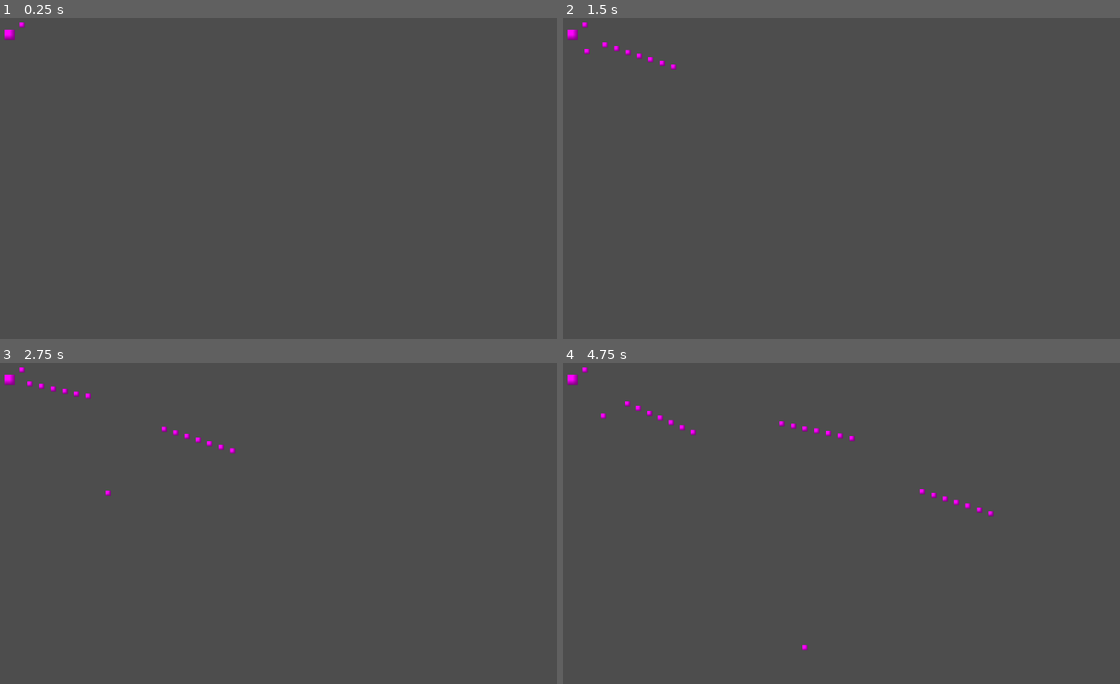
Above: before the commit, frames 1-4 (two rows, left to right).
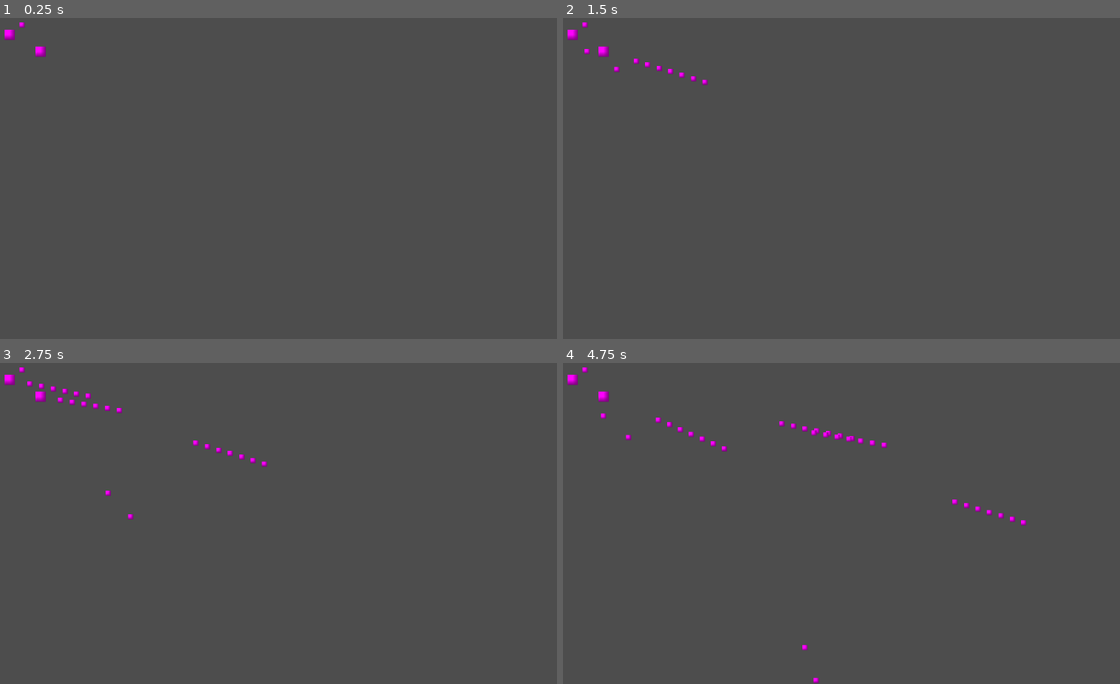
Above: after the commit, the same moments.

Repository: Byrdhouse-Development/Test-Game-01
Game: Godot game, scene res://Scene_1.tscn
The game is run twice, just before and just after one commit, with the same random seed, the same clock (stepped at 60 frames per second) and the same inputs.
Inputs (mouse positions are in pixels of both pictures, inside the frame that each line leads up to):
- Up to frame 1 (0.25 s): no input
- Up to frame 2 (1.5 s): tap Enter at 0.5 s; move the mouse to (952, 156) at 0.52 s; press the mouse at (952, 156) at 0.53 s; move the mouse to (707, 191) at 1.27 s; release the mouse at (707, 191) at 1.28 s; click (707, 191) at 1.35 s
- Up to frame 3 (2.75 s): move the mouse to (323, 446) at 2.02 s; press the mouse at (323, 446) at 2.03 s
- Up to frame 4 (4.75 s): move the mouse to (796, 584) at 2.77 s; release the mouse at (796, 584) at 2.78 s; click (796, 584) at 2.85 s; move the mouse to (1003, 568) at 3.52 s; press the mouse at (1003, 568) at 3.53 s; move the mouse to (646, 468) at 4.27 s; release the mouse at (646, 468) at 4.28 s; click (646, 468) at 4.35 s

The runs differ from the first frame. In frame 1, less than 0.1% of the frame differs, in the area x 6-9%, y 8-13%; in frame 2, 0.3%; in frame 3, 0.4%; in frame 4, 0.6%, in the area x 6-84%, y 8-100%.

Commit message:
Add currency to player and update scene structure
Introduces a 'currency' variable to the player script for tracking points, adds clarifying comments, and updates node names for consistency. Removed the Player group from the main player node.

Diff:
--- a/robot_shooter/Assets/Scenes/Objects/player.tscn
+++ b/robot_shooter/Assets/Scenes/Objects/player.tscn
@@ -6,10 +6,10 @@
 
 [sub_resource type="RectangleShape2D" id="RectangleShape2D_gssdv"]
 
-[node name="Player" type="CharacterBody2D"]
+[node name="Player" type="CharacterBody2D" groups=["Player"]]
 script = ExtResource("1_xv0pg")
 
-[node name="Player" type="Sprite2D" parent="."]
+[node name="Sprite" type="Sprite2D" parent="."]
 scale = Vector2(20, 20)
 texture = SubResource("PlaceholderTexture2D_lr37v")
 
--- a/robot_shooter/Assets/Scripts/bullet.gd
+++ b/robot_shooter/Assets/Scripts/bullet.gd
@@ -1,10 +1,10 @@
 extends Area2D
 
-@export var speed : float = 200.0
-@export var ownerGroup : String
-@onready var timer : Timer = $DestroyTimer
+@export var speed : float = 200.0 # Controls the speed of the bullet
+@export var ownerGroup : String # Stores the character who spawned this bullet
+@onready var timer : Timer = $DestroyTimer # A timer to destroy the bullet
 
-var moveDir : Vector2
+var moveDir : Vector2 # A Vector that is used to store the direction of the bullet
 
 func _process(delta: float) -> void:
 	translate(moveDir * speed * delta)
@@ -14,4 +14,4 @@
 	queue_free()
 
 func _on_destroy_timer_timeout() -> void:
-	queue_free()
+	queue_free() # Destroys the bullet when the timer ends
--- a/robot_shooter/Assets/Scripts/player.gd
+++ b/robot_shooter/Assets/Scripts/player.gd
@@ -1,16 +1,14 @@
 extends CharacterBody2D
 
-# @firerate : Determines how fast the player may shoot. In seconds (.1 = 10 times per second)
-# @lastShot : used to maintain steady shotspeed
-@export var firerate : float = 0.1
-var lastShot : float
 
-# @sprite : reference to the sprite of the player
-# @bulletOrigin : location the bullet will spawn when fired
-# @bulletScene : the bullet scene object to be created
-@onready var sprite : Sprite2D = $Player
-@onready var bulletOrigin = $bulletOrigin
-var bulletScene : PackedScene = preload("res://Assets/Scenes/Objects/bullet.tscn")
+@export var firerate : float = 0.1 # Determines how fast the player may shoot. In seconds (.1 = 10 times per second)
+@export var currency : int = 0 # "Score" mechanic to track points to spend on upgrades
+var lastShot : float # Used to maintain steady firerate
+
+
+@onready var sprite : Sprite2D = $Player # Reference to the sprite of the player
+@onready var bulletOrigin = $bulletOrigin # Location the bullet will spawn when fired
+var bulletScene : PackedScene = preload("res://Assets/Scenes/Objects/bullet.tscn") # The bullet scene object to be created
 
 # Mouse tracking variables
 var mousePos : Vector2
@@ -34,7 +32,7 @@
 	lastShot = Time.get_unix_time_from_system()
 
 	var bullet = bulletScene.instantiate()
-	get_tree().root.add_child(bullet)
+	get_tree().root.add_child(bullet) # This adds the bullet to the current scene to be spawned
 
-	bullet.global_position = bulletOrigin.global_position
+	bullet.global_position = bulletOrigin.global_position # Puts the bullet at the location of the origin
 	bullet.moveDir = mouseDir
--- a/robot_shooter/Scene_1.tscn
+++ b/robot_shooter/Scene_1.tscn
@@ -6,7 +6,10 @@
 [node name="Node2D" type="Node2D"]
 position = Vector2(84, 53)
 
-[node name="Player" parent="." groups=["Player"] instance=ExtResource("1_6satx")]
+[node name="Player" parent="." instance=ExtResource("1_6satx")]
 
 [node name="Bullet" parent="." instance=ExtResource("2_kyd0i")]
 position = Vector2(24, -19)
+
+[node name="Player2" parent="." instance=ExtResource("1_6satx")]
+position = Vector2(60, 33)
